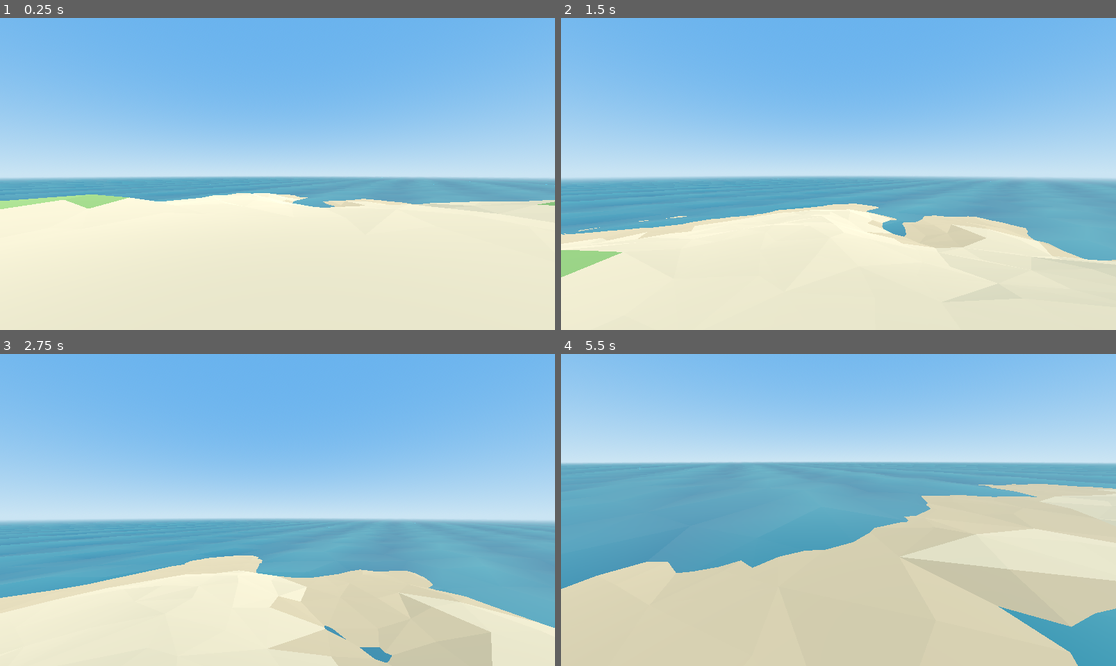
Above: before the commit, frames 1-4 (two rows, left to right).
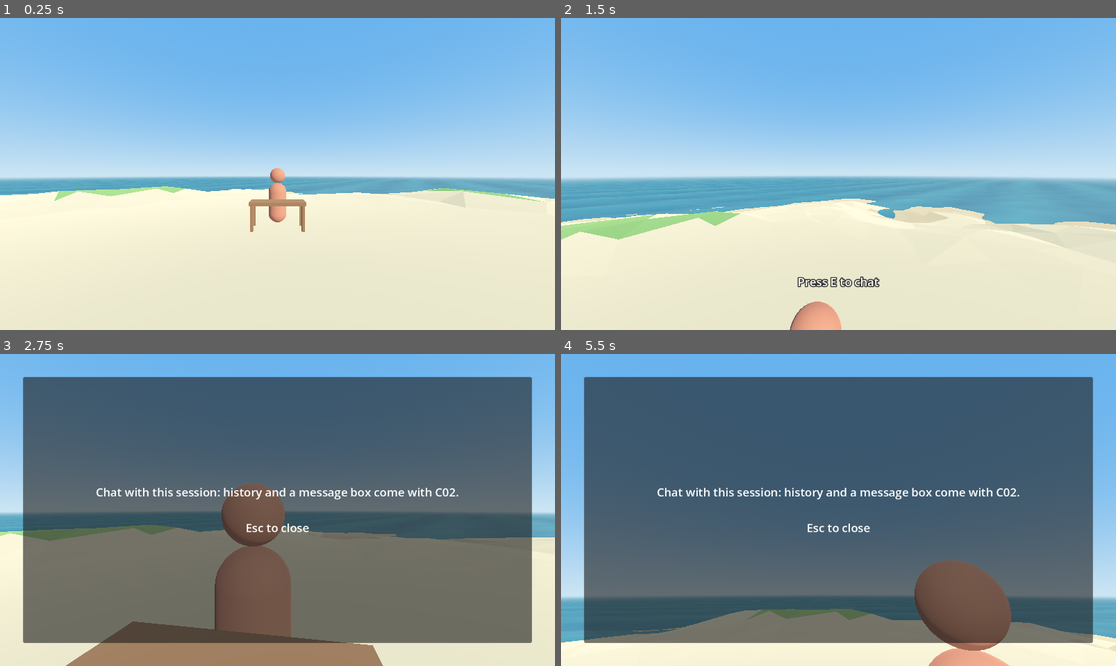
Above: after the commit, the same moments.

Repository: PaoloPortugal/The-Beach
Game: Godot game, scene res://world/world.tscn
Same seed, same stepped clock (60 frames per second), same inputs: the game is played once before the commit and once after it.
Inputs (mouse positions are in pixels of both pictures, inside the frame that each line leads up to):
- Up to frame 1 (0.25 s): no input
- Up to frame 2 (1.5 s): tap Enter at 0.5 s; move the mouse to (866, 174) at 0.52 s; hold E (interact, bound only after the commit) 0.53-1.28 s; hold W (move_forward) from 0.53 s (still down); click (866, 174) at 0.67 s; tap Space (jump) at 0.77, 0.8, 1.07, 1.35 s; move the mouse to (810, 174) at 1.27 s; click (810, 174) at 1.42 s
- Up to frame 3 (2.75 s): keep holding W (move_forward); tap Space (jump) at 1.52, 1.82, 2.3 s; tap E (interact, bound only after the commit) at 1.55 s; move the mouse to (288, 503) at 2.02 s; hold Shift (sprint) from 2.03 s (still down); click (288, 503) at 2.17 s
- Up to frame 4 (5.5 s): move the mouse to (832, 516) at 2.77 s; release Shift (sprint) at 2.78 s; tap E (interact, bound only after the commit) at 2.85, 5 s; click (832, 516) at 2.92 s; tap Space (jump) at 3.02, 3.32, 3.77, 3.8, 4.07, 5.3 s; move the mouse to (877, 513) at 3.52 s; hold E (interact, bound only after the commit) 3.53-4.25 s; click (877, 513) at 3.67 s; tap Escape (ui_cancel) at 4.15 s; release W (move_forward) at 4.25 s; drag from (672, 463) to (755, 432) at 4.27 s; move the mouse to (844, 510) at 5.02 s; hold W (move_forward) from 5.03 s (still down); hold Shift (sprint) from 5.03 s (still down); click (844, 510) at 5.17 s

The runs differ from the first frame. In frame 1, 3.8% of the frame differs, in the area x 0-100%, y 48-69%; in frame 2, 6.8%; in frame 3, 86%; in frame 4, 95%, in the area x 0-100%, y 0-100%.

Commit message:
A01 placeholder and C01: walk up to the orchestrator, E to chat
Primitive stand-in at a desk in the island's middle with a chat zone.
ChatController shows the prompt, opens a near-full-screen stand-in
panel on E (mouse freed, player controls off) and closes it on Esc.

Co-Authored-By: Claude Opus 5.5 <noreply@anthropic.com>

Diff:
--- /dev/null
+++ b/agents/orchestrator/orchestrator.gd
@@ -0,0 +1,29 @@
+class_name Orchestrator
+extends Node3D
+## A session's orchestrator (A01): a plain placeholder at a desk until its
+## look is decided (open question 7). Its chat zone tells the world when
+## the player is close enough to chat (C01).
+
+signal player_entered(orchestrator: Orchestrator)
+signal player_exited(orchestrator: Orchestrator)
+
+## The session this orchestrator belongs to; empty until sessions reach
+## the world.
+var session_id := ""
+
+@onready var _zone: Area3D = $ChatZone
+
+
+func _ready() -> void:
+	_zone.body_entered.connect(func(body: Node3D) -> void:
+		if body is Player:
+			player_entered.emit(self))
+	_zone.body_exited.connect(func(body: Node3D) -> void:
+		if body is Player:
+			player_exited.emit(self))
+
+
+## Just above the orchestrator's head, where its latest message will float
+## (C02).
+func message_anchor() -> Vector3:
+	return $MessageAnchor.global_position
--- /dev/null
+++ b/agents/orchestrator/orchestrator.tscn
@@ -0,0 +1,80 @@
+[gd_scene load_steps=10 format=3]
+
+[ext_resource type="Script" path="res://agents/orchestrator/orchestrator.gd" id="1_orch"]
+
+[sub_resource type="StandardMaterial3D" id="Mat_desk"]
+albedo_color = Color(0.55, 0.38, 0.24, 1)
+
+[sub_resource type="BoxMesh" id="Mesh_desk"]
+material = SubResource("Mat_desk")
+size = Vector3(1.6, 0.08, 0.8)
+
+[sub_resource type="BoxMesh" id="Mesh_leg"]
+material = SubResource("Mat_desk")
+size = Vector3(0.08, 0.72, 0.08)
+
+[sub_resource type="StandardMaterial3D" id="Mat_body"]
+albedo_color = Color(0.85, 0.47, 0.34, 1)
+
+[sub_resource type="CapsuleMesh" id="Mesh_body"]
+material = SubResource("Mat_body")
+radius = 0.3
+height = 1.3
+
+[sub_resource type="SphereMesh" id="Mesh_head"]
+material = SubResource("Mat_body")
+radius = 0.25
+height = 0.5
+
+[sub_resource type="BoxShape3D" id="Shape_solid"]
+size = Vector3(1.6, 1.8, 1.6)
+
+[sub_resource type="SphereShape3D" id="Shape_zone"]
+radius = 2.5
+
+[node name="Orchestrator" type="Node3D" groups=["orchestrators"]]
+script = ExtResource("1_orch")
+
+[node name="Desk" type="MeshInstance3D" parent="."]
+transform = Transform3D(1, 0, 0, 0, 1, 0, 0, 0, 1, 0, 0.76, 0.5)
+mesh = SubResource("Mesh_desk")
+
+[node name="LegFL" type="MeshInstance3D" parent="Desk"]
+transform = Transform3D(1, 0, 0, 0, 1, 0, 0, 0, 1, -0.72, -0.4, 0.32)
+mesh = SubResource("Mesh_leg")
+
+[node name="LegFR" type="MeshInstance3D" parent="Desk"]
+transform = Transform3D(1, 0, 0, 0, 1, 0, 0, 0, 1, 0.72, -0.4, 0.32)
+mesh = SubResource("Mesh_leg")
+
+[node name="LegBL" type="MeshInstance3D" parent="Desk"]
+transform = Transform3D(1, 0, 0, 0, 1, 0, 0, 0, 1, -0.72, -0.4, -0.32)
+mesh = SubResource("Mesh_leg")
+
+[node name="LegBR" type="MeshInstance3D" parent="Desk"]
+transform = Transform3D(1, 0, 0, 0, 1, 0, 0, 0, 1, 0.72, -0.4, -0.32)
+mesh = SubResource("Mesh_leg")
+
+[node name="Body" type="MeshInstance3D" parent="."]
+transform = Transform3D(1, 0, 0, 0, 1, 0, 0, 0, 1, 0, 0.65, -0.2)
+mesh = SubResource("Mesh_body")
+
+[node name="Head" type="MeshInstance3D" parent="."]
+transform = Transform3D(1, 0, 0, 0, 1, 0, 0, 0, 1, 0, 1.55, -0.2)
+mesh = SubResource("Mesh_head")
+
+[node name="Solid" type="StaticBody3D" parent="."]
+
+[node name="CollisionShape3D" type="CollisionShape3D" parent="Solid"]
+transform = Transform3D(1, 0, 0, 0, 1, 0, 0, 0, 1, 0, 0.9, 0.1)
+shape = SubResource("Shape_solid")
+
+[node name="ChatZone" type="Area3D" parent="."]
+monitorable = false
+
+[node name="CollisionShape3D" type="CollisionShape3D" parent="ChatZone"]
+transform = Transform3D(1, 0, 0, 0, 1, 0, 0, 0, 1, 0, 0.9, 0.3)
+shape = SubResource("Shape_zone")
+
+[node name="MessageAnchor" type="Marker3D" parent="."]
+transform = Transform3D(1, 0, 0, 0, 1, 0, 0, 0, 1, 0, 2.3, 0)
--- /dev/null
+++ b/chat/chat_controller.gd
@@ -0,0 +1,82 @@
+class_name ChatController
+extends Node
+## Walk up to chat (C01). Near an orchestrator, "Press E to chat" appears;
+## E opens its chat panel, frees the mouse and pauses the player's
+## controls; Esc closes it again. The panel is a stand-in until C02: an
+## empty panel over almost the whole screen.
+
+signal chat_opened(orchestrator: Orchestrator)
+signal chat_closed(orchestrator: Orchestrator)
+
+@export var player: Player
+
+## Orchestrators the player is standing near, most recent last.
+var _near: Array[Orchestrator] = []
+var _open: Orchestrator = null
+
+@onready var _prompt: Label = $Prompt/Label
+@onready var _panel: Control = $Prompt/Panel
+
+
+func _ready() -> void:
+	for node in get_tree().get_nodes_in_group("orchestrators"):
+		watch(node)
+	_refresh_prompt()
+
+
+func watch(orchestrator: Orchestrator) -> void:
+	orchestrator.player_entered.connect(_on_entered)
+	orchestrator.player_exited.connect(_on_exited)
+
+
+func is_open() -> bool:
+	return _open != null
+
+
+func prompt_visible() -> bool:
+	return _prompt.visible
+
+
+func _on_entered(orchestrator: Orchestrator) -> void:
+	_near.erase(orchestrator)
+	_near.append(orchestrator)
+	_refresh_prompt()
+
+
+func _on_exited(orchestrator: Orchestrator) -> void:
+	_near.erase(orchestrator)
+	_refresh_prompt()
+
+
+# _input, not _unhandled_input, so Esc closes the chat before the player
+# sees it (the player's Esc frees the mouse).
+func _input(event: InputEvent) -> void:
+	if _open != null and event.is_action_pressed("ui_cancel"):
+		get_viewport().set_input_as_handled()
+		close()
+	elif _open == null and not _near.is_empty() and event.is_action_pressed("interact"):
+		get_viewport().set_input_as_handled()
+		open(_near.back())
+
+
+func open(orchestrator: Orchestrator) -> void:
+	_open = orchestrator
+	_panel.visible = true
+	player.controls_enabled = false
+	Input.mouse_mode = Input.MOUSE_MODE_VISIBLE
+	_refresh_prompt()
+	chat_opened.emit(orchestrator)
+
+
+func close() -> void:
+	var was := _open
+	_open = null
+	_panel.visible = false
+	player.controls_enabled = true
+	Input.mouse_mode = Input.MOUSE_MODE_CAPTURED
+	_refresh_prompt()
+	chat_closed.emit(was)
+
+
+func _refresh_prompt() -> void:
+	_prompt.visible = _open == null and not _near.is_empty()
--- /dev/null
+++ b/chat/chat_controller.tscn
@@ -0,0 +1,48 @@
+[gd_scene load_steps=2 format=3]
+
+[ext_resource type="Script" path="res://chat/chat_controller.gd" id="1_chat"]
+
+[node name="ChatController" type="Node"]
+script = ExtResource("1_chat")
+
+[node name="Prompt" type="CanvasLayer" parent="."]
+
+[node name="Label" type="Label" parent="Prompt"]
+anchors_preset = 7
+anchor_left = 0.5
+anchor_top = 1.0
+anchor_right = 0.5
+anchor_bottom = 1.0
+offset_left = -150.0
+offset_top = -120.0
+offset_right = 150.0
+offset_bottom = -80.0
+grow_horizontal = 2
+grow_vertical = 0
+theme_override_colors/font_outline_color = Color(0, 0, 0, 0.8)
+theme_override_constants/outline_size = 8
+theme_override_font_sizes/font_size = 24
+text = "Press E to chat"
+horizontal_alignment = 1
+vertical_alignment = 1
+
+[node name="Panel" type="PanelContainer" parent="Prompt"]
+visible = false
+anchors_preset = 15
+anchor_right = 1.0
+anchor_bottom = 1.0
+offset_left = 48.0
+offset_top = 48.0
+offset_right = -48.0
+offset_bottom = -48.0
+grow_horizontal = 2
+grow_vertical = 2
+
+[node name="Label" type="Label" parent="Prompt/Panel"]
+layout_mode = 2
+theme_override_font_sizes/font_size = 24
+text = "Chat with this session: history and a message box come with C02.
+
+Esc to close"
+horizontal_alignment = 1
+vertical_alignment = 1
--- a/project.godot
+++ b/project.godot
@@ -23,6 +23,10 @@
 
 Sidecar="*res://core/sidecar/sidecar_client.gd"
 _mcp_game_helper="*res://addons/godot_ai/runtime/game_helper.gd"
+
+[editor_plugins]
+
+enabled=PackedStringArray("res://addons/godot_ai/plugin.cfg")
 
 [input]
 
@@ -56,7 +60,8 @@
 "events": [Object(InputEventKey,"resource_local_to_scene":false,"resource_name":"","device":-1,"window_id":0,"alt_press …(195 unchanged characters)…
 ]
 }
-
-[editor_plugins]
-
-enabled=PackedStringArray("res://addons/godot_ai/plugin.cfg")
+interact={
+"deadzone": 0.2,
+"events": [Object(InputEventKey,"resource_local_to_scene":false,"resource_name":"","device":-1,"window_id":0,"alt_pressed":false,"shift_pressed":false,"ctrl_pressed":false,"meta_pressed":false,"pressed":false,"keycode":0,"physical_keycode":69,"key_label":0,"unicode":0,"location":0,"echo":false,"script":null)
+]
+}
--- a/tests/world/world_test.gd
+++ b/tests/world/world_test.gd
@@ -2,7 +2,7 @@
 ## Headless test for the M1 world: the island generator (W01), jump
 ## assist (W03), then the world scene itself with real physics: the player
 ## lands on the island, walks, jumps and is put back when it falls in the
-## sea.
+## sea; then walking up to the orchestrator to chat (A01, C01).
 ##
 ##   godot --headless --path . --script res://tests/world/world_test.gd
 
@@ -98,15 +98,16 @@
 	var player: Player = world.get_node("Player")
 	var island: Island = world.get_node("Island")
 	var spawn := player.spawn_point
-	_check(is_equal_approx(spawn.y, island.height_at(0, 0) + 0.1), "spawns on the middle of the island")
+	_check(is_equal_approx(spawn.y, island.height_at(0, 0) + 0.1), "spawns on the flat middle of the island")
 
 	await _frames(30)
 	_check(player.is_on_floor() and absf(player.global_position.y - island.height_at(0, 0)) < 0.2, "lands on the island")
 
+	var before := player.global_position
 	Input.action_press("move_forward")
 	await _frames(30)
 	Input.action_release("move_forward")
-	var walked := Vector2(player.global_position.x, player.global_position.z).length()
+	var walked := Vector2(player.global_position.x - before.x, player.global_position.z - before.z).length()
 	_check(walked > 1.5, "walks (%.2f m in 0.5 s)" % walked)
 
 	await _frames(30)
@@ -121,8 +122,56 @@
 	await _frames(2)
 	_check(player.global_position.is_equal_approx(spawn) or player.global_position.distance_to(spawn) < 0.2, "falling in the sea puts it back at the spawn")
 
+	await _chat(world, player)
+
 	world.queue_free()
 	await _frames(1)
+
+
+func _chat(world: Node3D, player: Player) -> void:
+	var orchestrator: Orchestrator = world.get_node("Orchestrator")
+	var chat: ChatController = world.get_node("ChatController")
+	var island: Island = world.get_node("Island")
+	_check(orchestrator.position.is_equal_approx(Vector3(0, island.height_at(0, 0), 0)), "the orchestrator stands in the middle")
+	await _frames(5)
+	_check(not chat.prompt_visible(), "no chat prompt at the spawn (6 m away)")
+
+	_press("interact")
+	await _frames(2)
+	_check(not chat.is_open(), "E does nothing far from the orchestrator")
+
+	player.global_position = orchestrator.global_position + Vector3(0, 0.1, 2.0)
+	await _frames(5)
+	_check(chat.prompt_visible(), "walking close shows \"Press E to chat\"")
+
+	_press("interact")
+	await _frames(2)
+	_check(chat.is_open() and not chat.prompt_visible(), "E opens the chat and hides the prompt")
+	# Headless Godot has no mouse (its mode always reads visible), so the
+	# mouse capture is checked in the running game, not here.
+	_check(not player.controls_enabled, "the chat pauses the player")
+	var at := player.global_position
+	Input.action_press("move_forward")
+	await _frames(20)
+	Input.action_release("move_forward")
+	_check(player.global_position.distance_to(at) < 0.05, "no walking while chatting")
+
+	_press("ui_cancel")
+	await _frames(2)
+	_check(not chat.is_open() and chat.prompt_visible(), "Esc closes the chat; the prompt is back")
+	_check(player.controls_enabled, "Esc gives the controls back")
+
+	player.global_position = orchestrator.global_position + Vector3(0, 0.1, 6.0)
+	await _frames(5)
+	_check(not chat.prompt_visible(), "walking away hides the prompt")
+
+
+func _press(action: String) -> void:
+	for pressed in [true, false]:
+		var event := InputEventAction.new()
+		event.action = action
+		event.pressed = pressed
+		Input.parse_input_event(event)
 
 
 func _frames(n: int) -> void:
--- a/world/player/player.gd
+++ b/world/player/player.gd
@@ -15,6 +15,9 @@
 @export var respawn_depth := -1.2
 
 var spawn_point := Vector3.ZERO
+## Off while something else has the keyboard and mouse (the chat, C01):
+## no walking, jumping or looking, and a click doesn't capture the mouse.
+var controls_enabled := true
 
 var _jump := JumpAssist.new()
 
@@ -26,6 +29,8 @@
 
 
 func _unhandled_input(event: InputEvent) -> void:
+	if not controls_enabled:
+		return
 	var captured := Input.mouse_mode == Input.MOUSE_MODE_CAPTURED
 	if event is InputEventMouseMotion and captured:
 		rotate_y(-event.screen_relative.x * mouse_sensitivity)
@@ -43,10 +48,13 @@
 	var on_floor := is_on_floor()
 	if not on_floor:
 		velocity += get_gravity() * delta
-	if _jump.step(delta, on_floor, Input.is_action_just_pressed("jump")):
+	var jump_pressed := controls_enabled and Input.is_action_just_pressed("jump")
+	if _jump.step(delta, on_floor, jump_pressed):
 		velocity.y = jump_velocity
 
-	var input := Input.get_vector("move_left", "move_right", "move_forward", "move_back")
+	var input := Vector2.ZERO
+	if controls_enabled:
+		input = Input.get_vector("move_left", "move_right", "move_forward", "move_back")
 	var target := global_basis * Vector3(input.x, 0.0, input.y)
 	target *= sprint_speed if Input.is_action_pressed("sprint") else walk_speed
 	var accel := ground_accel if on_floor else air_accel
--- a/world/world.gd
+++ b/world/world.gd
@@ -1,8 +1,10 @@
 extends Node3D
-## The world scene: one island, the ocean and the player (M1).
+## The world scene (M1): one island with its orchestrator, the ocean, the
+## player and walking up to chat.
 
 @onready var _island: Island = $Island
 @onready var _player: Player = $Player
+@onready var _orchestrator: Orchestrator = $Orchestrator
 
 
 func _ready() -> void:
@@ -12,5 +14,9 @@
 	if RenderingServer.get_current_rendering_method() == "gl_compatibility":
 		$Sun.shadow_enabled = false
 	# The island is generated in its own _ready, which runs before this one.
-	_player.spawn_point = Vector3(0.0, _island.height_at(0.0, 0.0) + 0.1, 0.0)
+	# The orchestrator stands in the middle, facing +z; the player starts
+	# 6 m in front of it (still on the flat middle), facing it.
+	var ground := _island.height_at(0.0, 0.0)
+	_orchestrator.position = Vector3(0.0, ground, 0.0)
+	_player.spawn_point = Vector3(0.0, ground + 0.1, 6.0)
 	_player.respawn()
--- a/world/world.tscn
+++ b/world/world.tscn
@@ -1,9 +1,11 @@
-[gd_scene load_steps=8 format=3]
+[gd_scene load_steps=10 format=3]
 
 [ext_resource type="Script" path="res://world/world.gd" id="1_world"]
 [ext_resource type="Script" path="res://world/island/island.gd" id="2_island"]
 [ext_resource type="PackedScene" path="res://world/ocean/ocean.tscn" id="3_ocean"]
 [ext_resource type="PackedScene" path="res://world/player/player.tscn" id="4_player"]
+[ext_resource type="PackedScene" path="res://agents/orchestrator/orchestrator.tscn" id="5_orch"]
+[ext_resource type="PackedScene" path="res://chat/chat_controller.tscn" id="6_chat"]
 
 [sub_resource type="ProceduralSkyMaterial" id="ProceduralSkyMaterial_sky"]
 sky_top_color = Color(0.32, 0.56, 0.86, 1)
@@ -46,3 +48,8 @@
 [node name="Ocean" parent="." instance=ExtResource("3_ocean")]
 
 [node name="Player" parent="." instance=ExtResource("4_player")]
+
+[node name="Orchestrator" parent="." instance=ExtResource("5_orch")]
+
+[node name="ChatController" parent="." node_paths=PackedStringArray("player") instance=ExtResource("6_chat")]
+player = NodePath("../Player")
Not shown, added: agents/orchestrator/orchestrator.gd.uid
Not shown, added: chat/chat_controller.gd.uid
